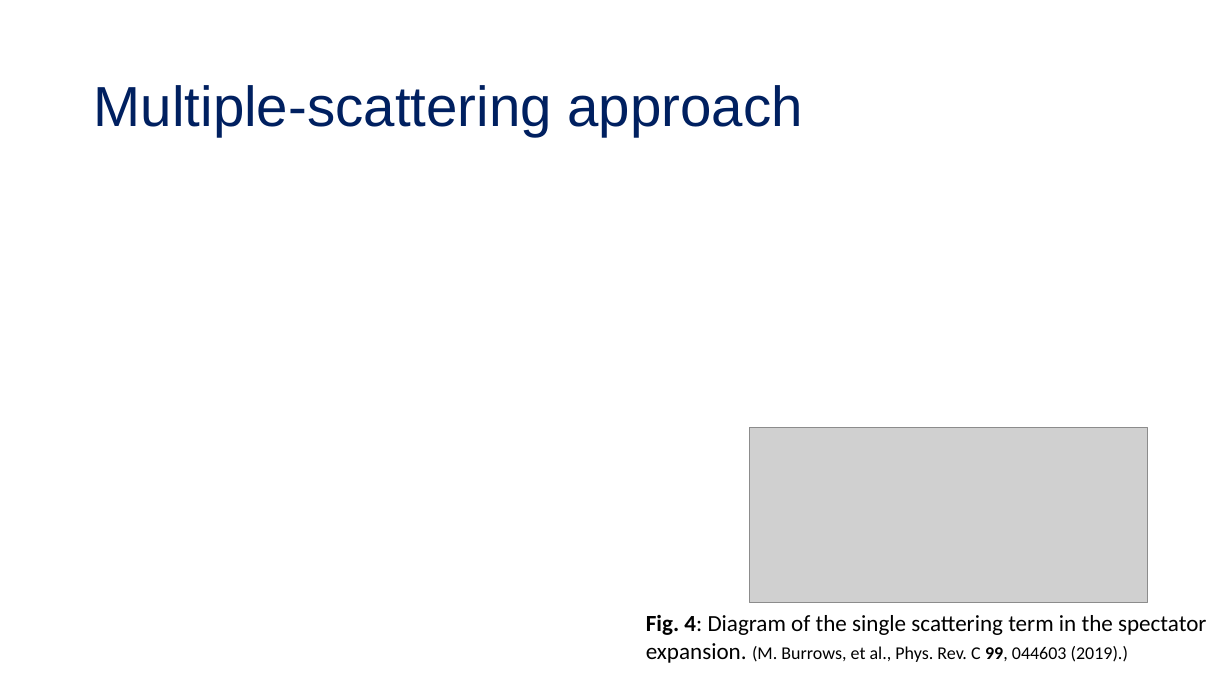
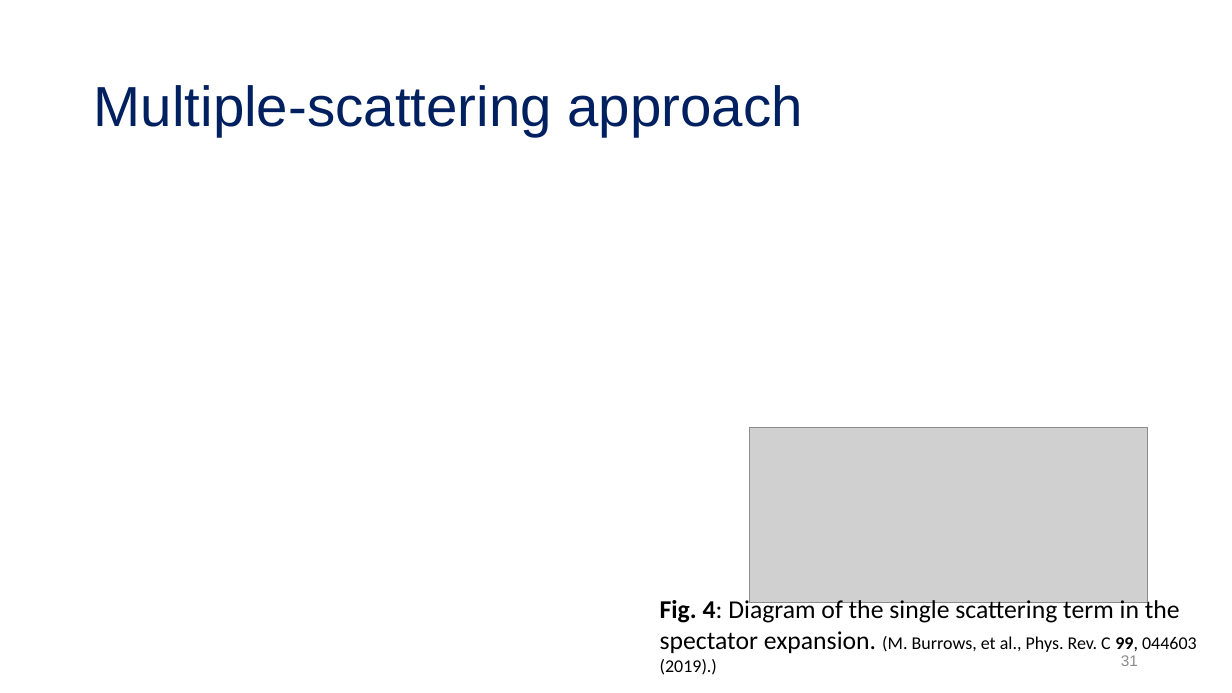
Before and after one commit to tropiano4/tropiano-srg, a slide deck: slide 31 of Presentations/Candidacy_2019/candidacy_presentation.pptx (slide 32 before the commit). Drawn at 1232x693 pixels with LibreOffice and Linux fonts; fonts in the diff are those of the drawing; grey boxes stand for pictures. Boxes give left, top, right and bottom in pixels: in the first picture for what was removed or moved away, otherwise in the second. Text is boxed around its words. In the diff, an @@ line names an element or a change of style, - is before the commit and + after.

```diff
--- a/Presentations/Candidacy_2019/candidacy_presentation.pptx
+++ b/Presentations/Candidacy_2019/candidacy_presentation.pptx
@@ text "Fig. 4: Diagram of the ...": place and size @@
-text "Fig. 4: Diagram of the ..." at (646, 615, 1206, 663)
+text "Fig. 4: Diagram of the ..." at (660, 597, 1197, 675)
@@ text "Fig. 4: Diagram of the ..." at (660, 597, 1197, 675): size 18 to 20 pt in "Fig. 4: Diagram of the single scattering ..." @@
@@ page number added at (1121, 655, 1138, 666), 12 pt, text #8C8C8C @@
+31
```
Also in this commit, not shown: 44 other slides changed, 1 slide added, 1 slide removed, 1 other file.
